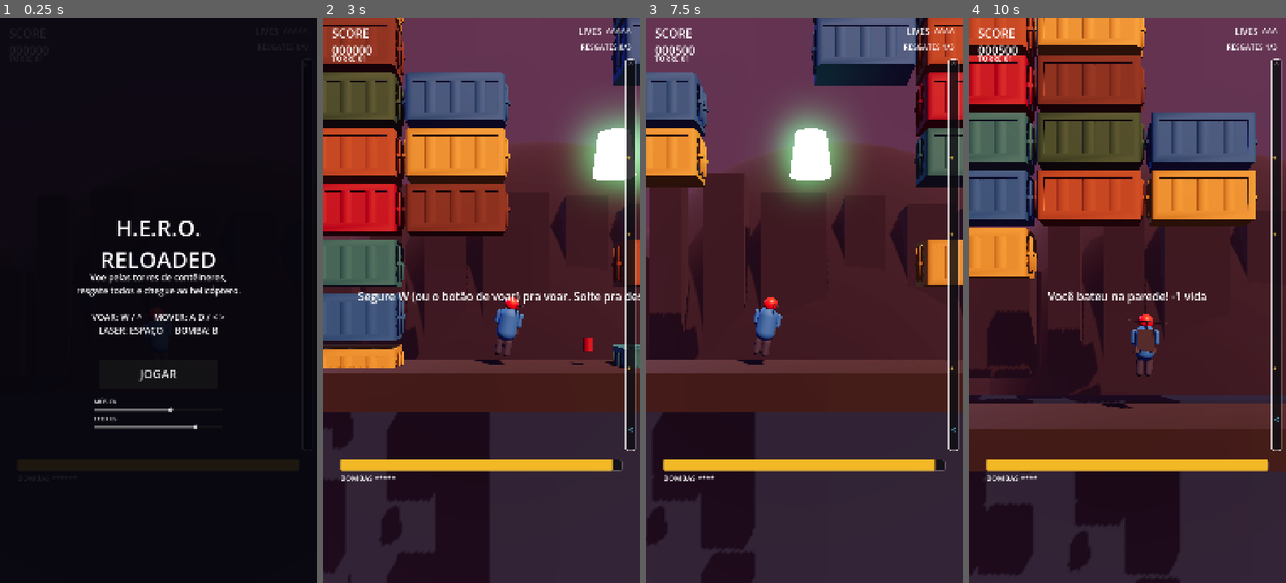
Above: before the commit, frames 1-4 (left to right).
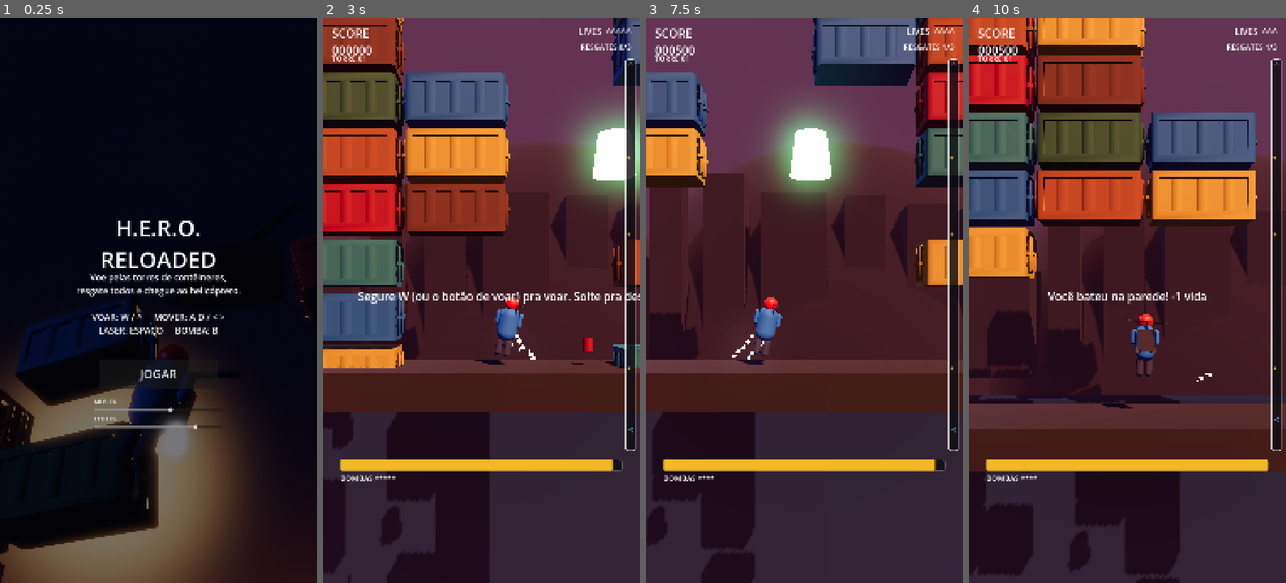
Above: after the commit, the same moments.

Repository: FabriciooPoke/hero-godot
Game: Godot game, scene res://scenes/Main.tscn
Same seed, same stepped clock (60 frames per second), same inputs: the game is played once before the commit and once after it.
Inputs (mouse positions are in pixels of both pictures, inside the frame that each line leads up to):
- Up to frame 1 (0.25 s): no input
- Up to frame 2 (3 s): click "JOGAR" at 0.5 s; tap Enter at 1.25 s; move the mouse to (551, 272) at 1.27 s; hold D (mover_direita) 1.28-2.03 s; tap Space (atirar) at 1.35 s; click (551, 272) at 1.42 s; move the mouse to (418, 328) at 2.02 s; hold A (mover_esquerda) 2.03-2.78 s; tap B (bomba) at 2.1 s; move the mouse to (513, 176) at 2.77 s; hold D (mover_direita) from 2.78 s (still down); hold W (propulsar) from 2.78 s (still down)
- Up to frame 3 (7.5 s): move the mouse to (788, 413) at 3.52 s; release W (propulsar) at 3.53 s; tap one key every 0.75 s from 3.6 s: Space (atirar) B (bomba) W (propulsar) Space (atirar) B (bomba); click (788, 413) at 3.67 s; move the mouse to (899, 385) at 4.27 s; release D (mover_direita) at 4.28 s; hold A (mover_esquerda) 4.28-6.53 s; move the mouse to (709, 215) at 5.02 s; move the mouse to (820, 300) at 5.77 s; click (820, 300) at 5.92 s; move the mouse to (756, 159) at 6.52 s; hold D (mover_direita) from 6.53 s (still down); move the mouse to (874, 272) at 7.27 s; hold W (propulsar) from 7.28 s (still down)
- Up to frame 4 (10 s): move the mouse to (1064, 328) at 8.02 s; release W (propulsar) at 8.03 s; tap Space (atirar) at 8.1 s; click (1064, 328) at 8.17 s; move the mouse to (1159, 176) at 8.77 s; release D (mover_direita) at 8.78 s; hold A (mover_esquerda) from 8.78 s (still down); tap B (bomba) at 8.85 s; move the mouse to (1111, 413) at 9.52 s; tap W (propulsar) at 9.6 s

The runs differ from the first frame. In frame 1, 20% of the frame differs, in the area x 0-100%, y 2-100%; in frame 2, less than 0.1%; in frame 3, less than 0.1%; in frame 4, less than 0.1%.

Commit message:
Adiciona imagem de abertura cinematográfica no menu
Composta 100% com os assets do próprio jogo (contêineres, personagem,
helicóptero) — sem depender de gerador de imagem externo (o workspace
Gamma conectado está sem créditos). Criada uma cena utilitária
TelaAbertura.tscn/.gd, dev-only (nunca roda durante o jogo), que monta
uma pose congelada com câmera baixa e dramática, luz de contraluz
quente, céu procedural em gradiente e bate uma "foto" (save_png) —
esse PNG vira o novo fundo do PainelMenu, com um véu escuro por cima
pra manter o texto legível.

De quebra: as chamas do jetpack (ChamaEsquerda/ChamaDireita em
Jogador.tscn) nunca tiveram malha nem process_material configurados —
mesmo com emitting=true, eram invisíveis o jogo inteiro. Corrigido com
uma esfera emissiva + gradiente de cor (branco->laranja->transparente),
visível tanto no jogo real quanto na imagem de abertura.

Testado no app nativo e no build Web exportado (servido localmente) —
splash renderiza idêntico nos dois.

Co-Authored-By: Claude Sonnet 5 <noreply@anthropic.com>

Diff:
--- a/scenes/HUD.tscn
+++ b/scenes/HUD.tscn
@@ -1,8 +1,9 @@
-[gd_scene load_steps=5 format=3]
+[gd_scene load_steps=6 format=3]
 
 [ext_resource type="Script" path="res://scripts/HUD.gd" id="1"]
 [ext_resource type="Script" path="res://scripts/BarraAltura.gd" id="2"]
 [ext_resource type="Script" path="res://scripts/BotaoTouch.gd" id="3"]
+[ext_resource type="Texture2D" uid="uid://de8q7mhxia4js" path="res://assets/imagens/tela_abertura.png" id="4"]
 
 [sub_resource type="StyleBoxFlat" id="estilo_fundo_barra"]
 bg_color = Color(0.05, 0.05, 0.07, 0.8)
@@ -239,11 +240,19 @@
 anchor_right = 1.0
 anchor_bottom = 1.0
 
+[node name="FundoImagem" type="TextureRect" parent="PainelMenu"]
+anchors_preset = 15
+anchor_right = 1.0
+anchor_bottom = 1.0
+texture = ExtResource("4")
+expand_mode = 1
+stretch_mode = 6
+
 [node name="Fundo" type="ColorRect" parent="PainelMenu"]
 anchors_preset = 15
 anchor_right = 1.0
 anchor_bottom = 1.0
-color = Color(0.02, 0.02, 0.05, 0.9)
+color = Color(0.02, 0.02, 0.05, 0.55)
 
 [node name="Titulo" type="Label" parent="PainelMenu"]
 anchors_preset = 8
--- a/scenes/Jogador.tscn
+++ b/scenes/Jogador.tscn
@@ -58,6 +58,42 @@
 emission_enabled = true
 emission = Color(1, 0.5, 0.2, 1)
 emission_energy_multiplier = 4.0
+
+[sub_resource type="StandardMaterial3D" id="mat_chama"]
+shading_mode = 0
+vertex_color_use_as_albedo = true
+emission_enabled = true
+emission = Color(1, 0.6, 0.2, 1)
+emission_energy_multiplier = 3.0
+transparency = 1
+blend_mode = 1
+cull_mode = 2
+
+[sub_resource type="SphereMesh" id="malha_chama"]
+radius = 0.12
+height = 0.24
+material = SubResource("mat_chama")
+
+[sub_resource type="Curve" id="curva_chama_dados"]
+_data = [Vector2(0, 1), 0.0, 0.0, 0, 0, Vector2(1, 0), -2.0, 0.0, 0, 0]
+
+[sub_resource type="CurveTexture" id="curva_chama"]
+curve = SubResource("curva_chama_dados")
+
+[sub_resource type="Gradient" id="gradiente_chama"]
+offsets = PackedFloat32Array(0, 0.4, 1)
+colors = PackedColorArray(1, 0.95, 0.6, 1, 1, 0.5, 0.1, 0.9, 0.8, 0.1, 0.05, 0)
+
+[sub_resource type="ParticleProcessMaterial" id="proc_chama"]
+direction = Vector3(0, -1, 0)
+spread = 12.0
+initial_velocity_min = 2.5
+initial_velocity_max = 4.0
+gravity = Vector3(0, -0.5, 0)
+scale_min = 0.5
+scale_max = 1.1
+scale_curve = SubResource("curva_chama")
+color_ramp = SubResource("gradiente_chama")
 
 [node name="Jogador" type="CharacterBody3D" groups=["jogador"]]
 collision_layer = 1
@@ -128,6 +164,8 @@
 amount = 40
 lifetime = 0.4
 local_coords = false
+process_material = SubResource("proc_chama")
+draw_pass_1 = SubResource("malha_chama")
 
 [node name="ChamaDireita" type="GPUParticles3D" parent="Modelo/Mochila"]
 transform = Transform3D(1, 0, 0, 0, 1, 0, 0, 0, 1, 0.45, -0.6, 0)
@@ -135,6 +173,8 @@
 amount = 40
 lifetime = 0.4
 local_coords = false
+process_material = SubResource("proc_chama")
+draw_pass_1 = SubResource("malha_chama")
 
 [node name="RaioLaser" type="RayCast3D" parent="."]
 transform = Transform3D(1, 0, 0, 0, 1, 0, 0, 0, 1, 0, 1.1, 0)
--- /dev/null
+++ b/scenes/TelaAbertura.tscn
@@ -0,0 +1,6 @@
+[gd_scene load_steps=2 format=3]
+
+[ext_resource type="Script" path="res://scripts/TelaAbertura.gd" id="1"]
+
+[node name="TelaAbertura" type="Node3D"]
+script = ExtResource("1")
--- /dev/null
+++ b/scripts/TelaAbertura.gd
@@ -0,0 +1,175 @@
+extends Node3D
+## Cena usada só pra bater a "foto" cinematográfica do menu (splash) — nunca
+## roda durante o jogo em si. Monta uma composição com os mesmos assets do
+## jogo (contêineres, personagem, helicóptero) numa pose congelada, pra virar
+## uma textura estática de fundo do menu. Tudo montado em código (câmera,
+## luzes e ambiente incluídos) pra poder iterar só reexecutando o script.
+
+const LARGURA_CONTEINER := 6.0
+const ALTURA_CONTEINER := 3.0
+
+const CENAS_CONTEINER: Array[PackedScene] = [
+	preload("res://assets/modelos/shipping-container-a.glb"),
+	preload("res://assets/modelos/shipping-container-b.glb"),
+	preload("res://assets/modelos/shipping-container-c.glb"),
+]
+const ESCALA_CONTEINER := LARGURA_CONTEINER / (3.046667 * 0.27)
+
+const PALETA_CONTEINER := [
+	{"cor": Color(0.12, 0.36, 0.56), "rugosidade": 0.75, "metalico": 0.2},
+	{"cor": Color(0.55, 0.15, 0.13), "rugosidade": 0.75, "metalico": 0.2},
+	{"cor": Color(0.17, 0.33, 0.22), "rugosidade": 0.75, "metalico": 0.2},
+	{"cor": Color(0.68, 0.52, 0.15), "rugosidade": 0.75, "metalico": 0.2},
+	{"cor": Color(0.15, 0.42, 0.43), "rugosidade": 0.75, "metalico": 0.2},
+	{"cor": Color(0.52, 0.30, 0.14), "rugosidade": 0.95, "metalico": 0.05},
+	{"cor": Color(0.36, 0.23, 0.15), "rugosidade": 0.95, "metalico": 0.0},
+]
+
+const CENA_HELICOPTERO := preload("res://scenes/Helicoptero.tscn")
+const CENA_JOGADOR := preload("res://scenes/Jogador.tscn")
+
+const POS_JOGADOR := Vector3(-0.5, 9.5, 5.0)
+
+
+func _ready() -> void:
+	DisplayServer.window_set_size(Vector2i(1080, 1920))
+	_montar_ambiente()
+	_montar_luzes()
+	_montar_torre()
+	_montar_heli()
+	_montar_jogador()
+	_montar_camera()
+	await get_tree().process_frame
+	await get_tree().process_frame
+	await get_tree().create_timer(0.15, false).timeout
+	_capturar()
+
+
+## Salva o frame atual como PNG — é assim que a "foto" vira o fundo do menu.
+func _capturar() -> void:
+	var img := get_viewport().get_texture().get_image()
+	var dir := DirAccess.open("res://assets")
+	if dir and not dir.dir_exists("imagens"):
+		dir.make_dir("imagens")
+	var caminho := "res://assets/imagens/tela_abertura.png"
+	img.save_png(caminho)
+	print("SPLASH SALVA: ", caminho, " ", img.get_size())
+
+
+func _montar_ambiente() -> void:
+	var ceu := ProceduralSkyMaterial.new()
+	ceu.sky_top_color = Color(0.04, 0.04, 0.13, 1)
+	ceu.sky_horizon_color = Color(0.6, 0.3, 0.16, 1)
+	ceu.sky_curve = 0.1
+	ceu.ground_bottom_color = Color(0.05, 0.04, 0.06, 1)
+	ceu.ground_horizon_color = Color(0.4, 0.17, 0.2, 1)
+	ceu.sun_angle_max = 40.0
+
+	var sky := Sky.new()
+	sky.sky_material = ceu
+
+	var env := Environment.new()
+	env.background_mode = Environment.BG_SKY
+	env.sky = sky
+	env.ambient_light_source = Environment.AMBIENT_SOURCE_SKY
+	env.ambient_light_energy = 1.0
+	env.tonemap_mode = Environment.TONE_MAPPER_ACES
+	env.ssao_enabled = true
+	env.ssao_intensity = 1.5
+	env.glow_enabled = true
+	env.glow_intensity = 0.9
+	env.glow_bloom = 0.25
+	env.glow_hdr_threshold = 0.9
+	env.fog_enabled = false
+
+	var mundo := WorldEnvironment.new()
+	mundo.environment = env
+	add_child(mundo)
+
+
+func _montar_luzes() -> void:
+	# Luz-chave: contraluz quente vindo de trás/cima — silhueta dramática
+	var chave := DirectionalLight3D.new()
+	chave.light_color = Color(1, 0.72, 0.42)
+	chave.light_energy = 2.2
+	chave.rotation_degrees = Vector3(-25, -150, 0)
+	add_child(chave)
+
+	# Preenchimento frio pra dar volume sem apagar o contraluz
+	var preenchimento := DirectionalLight3D.new()
+	preenchimento.light_color = Color(0.45, 0.55, 0.85)
+	preenchimento.light_energy = 0.4
+	preenchimento.rotation_degrees = Vector3(-20, -40, 0)
+	add_child(preenchimento)
+
+
+func _montar_torre() -> void:
+	var layout := [
+		[-3, 0], [-2, 0], [-1, 0], [1, 0], [2, 0], [3, 0],
+		[-3, 1], [-2, 1], [-1, 1], [1, 1], [2, 1],
+		[-3, 2], [-2, 2], [2, 2], [3, 2],
+		[-2, 3], [-1, 3], [1, 3], [2, 3],
+		[-2, 4], [2, 4],
+		[-1, 5], [1, 5],
+	]
+	var i := 0
+	for par in layout:
+		_criar_conteiner(par[0], par[1], i)
+		i += 1
+
+
+func _criar_conteiner(col: int, andar: int, indice: int) -> void:
+	var malha := CENAS_CONTEINER[indice % CENAS_CONTEINER.size()].instantiate()
+	malha.rotation.y = PI * 0.5
+	malha.scale = Vector3.ONE * ESCALA_CONTEINER
+	malha.position = Vector3(col * LARGURA_CONTEINER, andar * ALTURA_CONTEINER, 0)
+	add_child(malha)
+
+	var entrada = PALETA_CONTEINER[indice % PALETA_CONTEINER.size()]
+	var mat := StandardMaterial3D.new()
+	mat.albedo_color = entrada.cor
+	mat.roughness = entrada.rugosidade
+	mat.metallic = entrada.metalico
+	var mesh_instancia := _achar_mesh_instance(malha)
+	if mesh_instancia:
+		mesh_instancia.material_override = mat
+
+
+func _achar_mesh_instance(no: Node) -> MeshInstance3D:
+	if no is MeshInstance3D:
+		return no
+	for filho in no.get_children():
+		var achado := _achar_mesh_instance(filho)
+		if achado:
+			return achado
+	return null
+
+
+func _montar_heli() -> void:
+	var h := CENA_HELICOPTERO.instantiate()
+	add_child(h)
+	h.position = Vector3(0.0, 21.0, -3.0)
+	h.rotation.y = deg_to_rad(15)
+
+
+func _montar_jogador() -> void:
+	var j := CENA_JOGADOR.instantiate()
+	add_child(j)
+	j.position = POS_JOGADOR
+	j.rotation.z = deg_to_rad(-16)
+	j.rotation.x = deg_to_rad(-10)
+	j.set_physics_process(false)
+	j.set_process(false)
+	var esquerda: GPUParticles3D = j.get_node("Modelo/Mochila/ChamaEsquerda")
+	var direita: GPUParticles3D = j.get_node("Modelo/Mochila/ChamaDireita")
+	esquerda.emitting = true
+	direita.emitting = true
+
+
+func _montar_camera() -> void:
+	var cam := Camera3D.new()
+	add_child(cam)
+	cam.fov = 60.0
+	cam.position = Vector3(3.5, 3.0, 14.0)
+	cam.look_at(POS_JOGADOR + Vector3(0, 3.2, 0), Vector3.UP)
+	cam.current = true
Binary file added: assets/imagens/tela_abertura.png
Not shown, added: assets/imagens/tela_abertura.png.import
Not shown: 1 places in scenes/Jogador.tscn that only renumber resources
Not shown, added: scripts/TelaAbertura.gd.uid
Not shown, changed: build/web/index.html
Not shown, changed: build/web/index.pck
